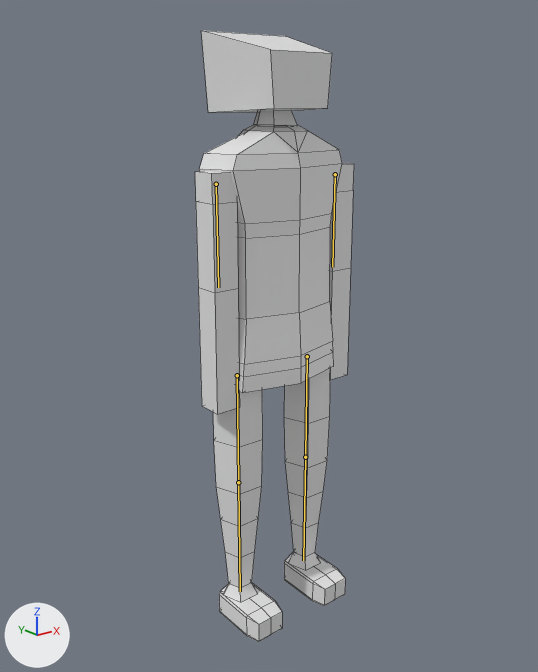
The FBX model assets/Player.fbx as it was, and as the next commit left it.
The view is the same before and after, from a camera (50 mm lens) standing at (-34.6, -42.7, 40.6) and looking at (0.3, 1.0, 23.1). Every picture has the same lights, and +X, +Y and +Z are marked at lower left. The bones that change are drawn over the model as lines. Mesh edges are drawn as thin lines.

Names of what the first picture shows: 'RIG_ARM', 'RIG_ARM2', 'RIG_HEAD', 'RIG_LEG', 'RIG_LEG2', 'RIG_TORSO'.
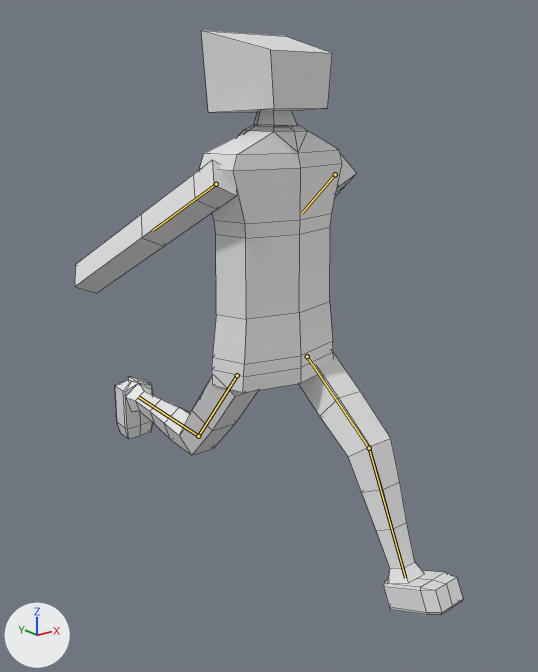
The newer file adds an action. The first version stands in its rest pose; the second is drawn at frame 1 of the action 'Armature|Running Loop'.

Changed parts and their boxes [x1, y1, x2, y2] in the pictures (538 x 672 px):
'RIG_LEG', posed (166% wider, 10% taller)
    before: [284, 369, 345, 606]
    after: [299, 354, 463, 615]
'RIG_LEG2', posed
    before: [213, 390, 282, 642]
    after: [115, 376, 259, 455]
'RIG_ARM2', posed (254% wider, 45% shorter)
    before: [195, 171, 240, 414]
    after: [75, 160, 237, 293]
'RIG_ARM', posed
    before: [329, 163, 354, 380]
    after: [335, 153, 356, 196]
bone 'Bone2', root to tip
    before: (335, 174) to (332, 267)
    after: (335, 174) to (302, 213)
bone 'Bone3', root to tip
    before: (216, 184) to (218, 287)
    after: (216, 184) to (152, 230)
bone 'Bone5', root to tip
    before: (307, 356) to (305, 457)
    after: (307, 356) to (369, 448)
bone 'Bone5.2', root to tip
    before: (305, 457) to (303, 560)
    after: (369, 448) to (405, 578)
bone 'Bone6', root to tip
    before: (237, 375) to (238, 482)
    after: (237, 375) to (198, 436)
bone 'Bone6.2', root to tip
    before: (238, 482) to (240, 591)
    after: (198, 436) to (138, 397)

The change, as a diff of the scene's bpy script:
```diff
--- a/assets/Player.fbx.py
+++ b/assets/Player.fbx.py
@@ bone_bone2 @@
 bone_bone2 = bpy.data.objects['Armature'].pose.bones['Bone2']  # child of 'Bone1'
-bone_bone2.rotation_quaternion = (1.0, 0.0, 0.0, 0.0)  # degrees (0, 0, 0)
+bone_bone2.rotation_quaternion = (0.866, -0.451, -0.1, 0.192)  # degrees (-55, 0, 25)
@@ bone_bone3 @@
 bone_bone3 = bpy.data.objects['Armature'].pose.bones['Bone3']  # child of 'Bone1'
-bone_bone3.rotation_quaternion = (1.0, 0.0, 0.0, 0.0)  # degrees (0, 0, 0)
+bone_bone3.rotation_quaternion = (0.866, -0.451, 0.1, -0.192)  # degrees (-55, 0, -25)
@@ bone_bone5 @@
 bone_bone5 = bpy.data.objects['Armature'].pose.bones['Bone5']  # child of 'Bone1'
-bone_bone5.rotation_quaternion = (1.0, 0.0, 0.0, 0.0)  # degrees (0, 0, 0)
+bone_bone5.rotation_quaternion = (0.894, 0.0, 0.0, 0.447)  # degrees (0, 0, 53)
@@ bone_bone5_2 @@
 bone_bone5_2 = bpy.data.objects['Armature'].pose.bones['Bone5.2']  # child of 'Bone5'
-bone_bone5_2.rotation_quaternion = (1.0, 0.0, 0.0, 0.0)  # degrees (0, 0, 0)
+bone_bone5_2.rotation_quaternion = (0.97, 0.0, 0.0, -0.243)  # degrees (0, 0, -28)
@@ bone_bone6 @@
 bone_bone6 = bpy.data.objects['Armature'].pose.bones['Bone6']  # child of 'Bone1'
-bone_bone6.rotation_quaternion = (1.0, 0.0, 0.0, 0.0)  # degrees (0, 0, 0)
+bone_bone6.rotation_quaternion = (0.944, 0.0, 0.0, -0.33)  # degrees (0, 0, -39)
@@ bone_bone6_2 @@
 bone_bone6_2 = bpy.data.objects['Armature'].pose.bones['Bone6.2']  # child of 'Bone6'
-bone_bone6_2.rotation_quaternion = (1.0, 0.0, 0.0, 0.0)  # degrees (0, 0, 0)
+bone_bone6_2.rotation_quaternion = (0.894, 0.0, 0.0, -0.447)  # degrees (0, 0, -53)
```
